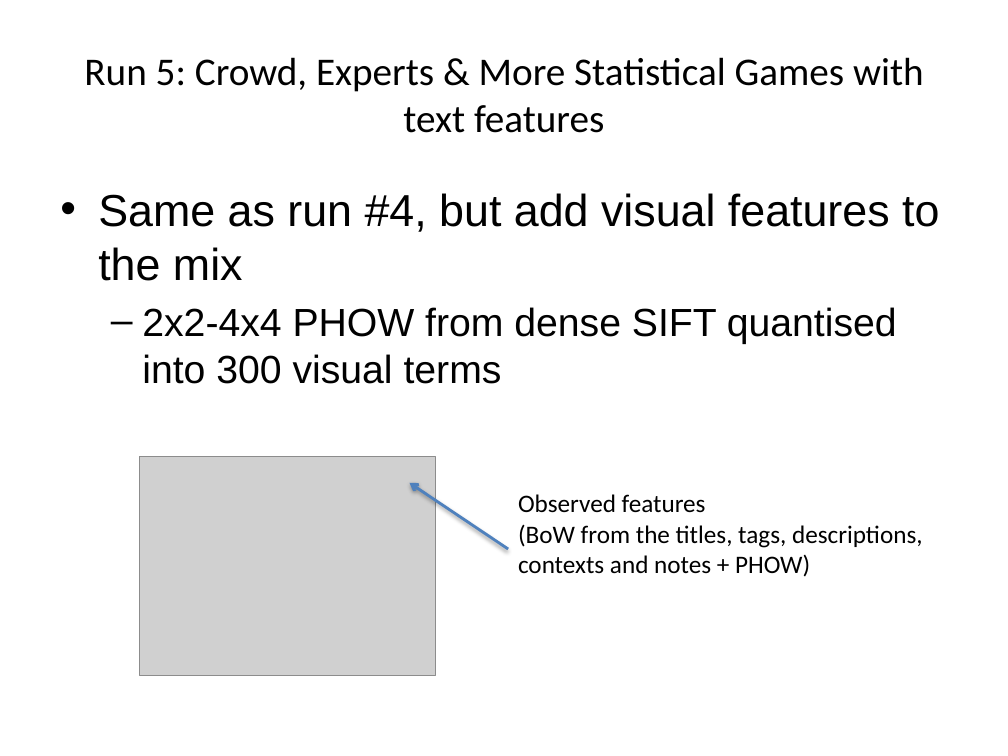
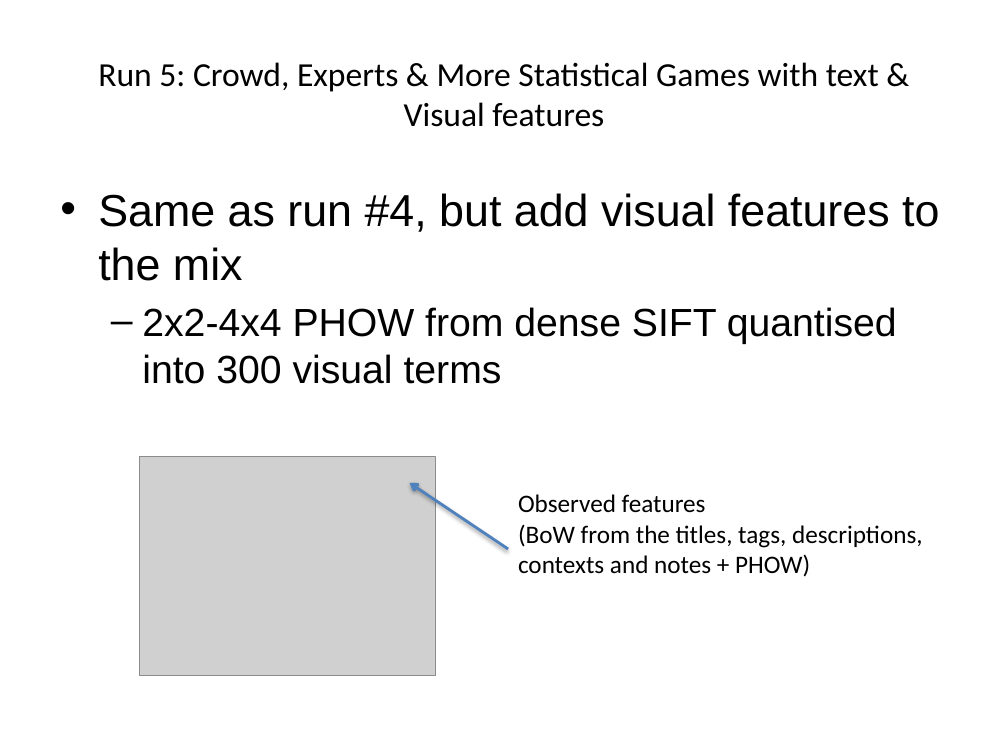
Before and after one commit to daviesjamie/soton-mediaeval2013, a slide deck: slide 11 of presentations/cs-long.pptx. Drawn at 1008x756 pixels with LibreOffice and Linux fonts; fonts in the diff are those of the drawing; grey boxes stand for pictures; background and template pictures are left out. Boxes give left, top, right and bottom in pixels: in the first picture for what was removed or moved away, otherwise in the second. Text is boxed around its words. In the diff, an @@ line names an element or a change of style, - is before the commit and + after.

Commit message:
presentations

```diff
--- a/presentations/cs-long.pptx
+++ b/presentations/cs-long.pptx
@@ title at (98, 62, 879, 127): text changed; size 28 to 24 pt @@
-Run 5: Crowd, Experts & More Statistical Games with text features
+Run 5: Crowd, Experts & More Statistical Games with text & Visual features
```
Also in this commit, not shown: 2 other slides changed, 8 slides added, 2 slides removed.
